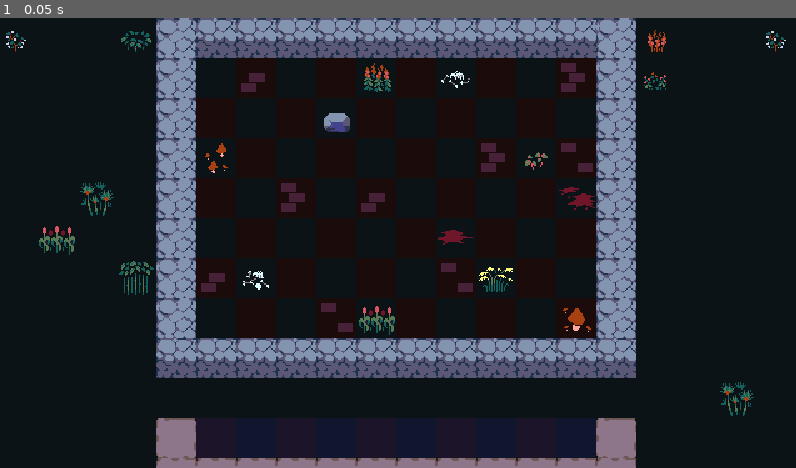
Above: before the commit, frame 1.
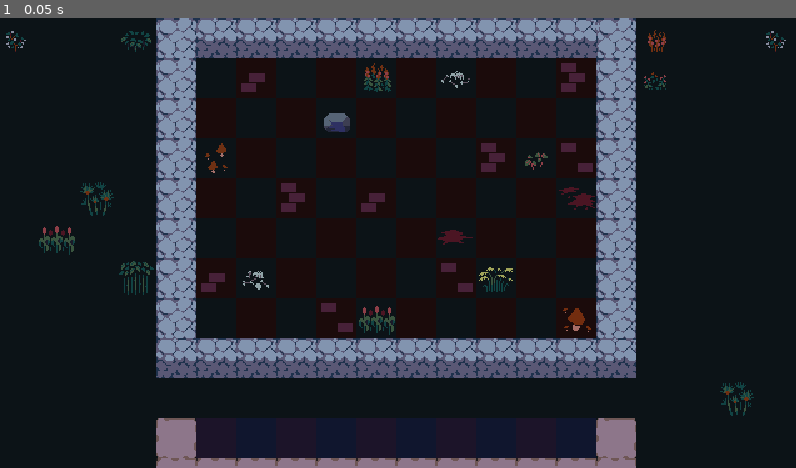
Above: after the commit, the same moment.

Repository: espy95/autobattler
Game: Godot game, scene res://scenes/arena/arena.tscn
The game is run twice, just before and just after one commit, with the same random seed, the same clock (stepped at 60 frames per second) and the same inputs.
Inputs:
- Up to frame 1 (0.05 s): no input

The runs differ from the first frame. In frame 1, 1.4% of the frame differs, in the area x 0-99%, y 2-89%.

Commit message:
unit & drag&drop

Diff:
--- /dev/null
+++ b/components/drag_and_drop.gd
@@ -0,0 +1,65 @@
+class_name DragAndDrop
+extends Node
+
+signal drag_started
+signal drag_canceled(starting_position: Vector2)
+signal dropped(starting_position: Vector2)
+
+@export var enabled  := true
+@export var target: Area2D
+
+var starting_position: Vector2
+var offset := Vector2.ZERO
+var dragging := false
+
+
+func _ready() -> void:
+  assert(target, "No target set for DragAndDrop component")
+  target.input_event.connect(_on_target_input_event.unbind(1))
+
+
+func _process(_delta: float) -> void:
+  if dragging and target:
+    target.global_position = target.get_global_mouse_position() + offset
+
+
+func _end_dragging() -> void:
+  dragging = false
+  target.remove_from_group("dragging")
+  target.z_index = 0
+
+
+func _cancel_dragging() -> void:
+  _end_dragging()
+  drag_canceled.emit(starting_position)
+
+
+func _start_dragging() -> void:
+  dragging = true
+  starting_position = target.global_position
+  target.add_to_group("dragging")
+  target.z_index = 99
+  offset = target.global_position - target.get_global_mouse_position()
+  drag_started.emit()
+
+
+func _drop() -> void:
+  _end_dragging()
+  dropped.emit(starting_position)
+
+
+func _on_target_input_event(_viewport: Node, event: InputEvent) -> void:
+  if not enabled:
+    return
+
+  var dragging_object := get_tree().get_first_node_in_group("dragging")
+
+  if not dragging and dragging_object:
+    return
+
+  if dragging and event.is_action_pressed("cancel_drag"):
+    _cancel_dragging()
+  elif not dragging and event.is_action_pressed("select"):
+    _start_dragging()
+  elif dragging and event.is_action_released("select"):
+    _drop()
--- /dev/null
+++ b/data/units/bjorn.tres
@@ -0,0 +1,11 @@
+[gd_resource type="Resource" script_class="UnitStats" load_steps=2 format=3 uid="uid://dr37keu4dcvsf"]
+
+[ext_resource type="Script" uid="uid://y8dybnckcmqf" path="res://data/units/unit_stats.gd" id="1_d6p4t"]
+
+[resource]
+script = ExtResource("1_d6p4t")
+name = "Bjorn"
+rarity = 0
+gold_cost = 1
+skin_coordinates = Vector2i(1, 3)
+metadata/_custom_type_script = "uid://y8dybnckcmqf"
--- /dev/null
+++ b/data/units/unit_stats.gd
@@ -0,0 +1,24 @@
+class_name UnitStats
+extends Resource
+
+enum Rarity {COMMON, UNCOMMON, RARE, LEGENDARY}
+
+const RARITY_COLORS := {
+  Rarity.COMMON: Color(0.7, 0.7, 0.7),      # Light gray
+  Rarity.UNCOMMON: Color(0.2, 0.8, 0.2),    # Green
+  Rarity.RARE: Color(0.2, 0.4, 1.0),        # Blue
+  Rarity.LEGENDARY: Color(1.0, 0.6, 0.0),   # Orange/Gold
+}
+
+@export var name: String
+
+@export_category("Data")
+@export var rarity: Rarity
+@export var gold_cost := 1
+
+@export_category("Visuals")
+@export var skin_coordinates: Vector2i
+
+
+func _to_string() -> String:
+  return name
--- a/project.godot
+++ b/project.godot
@@ -24,6 +24,19 @@
 window/stretch/mode="viewport"
 window/stretch/scale_mode="integer"
 
+[input]
+
+select={
+"deadzone": 0.2,
+"events": [Object(InputEventMouseButton,"resource_local_to_scene":false,"resource_name":"","device":-1,"window_id":0,"alt_pressed":false,"shift_pressed":false,"ctrl_pressed":false,"meta_pressed":false,"button_mask":1,"position":Vector2(809, 38),"global_position":Vector2(828, 134),"factor":1.0,"button_index":1,"canceled":false,"pressed":true,"double_click":false,"script":null)
+]
+}
+cancel_drag={
+"deadzone": 0.2,
+"events": [Object(InputEventMouseButton,"resource_local_to_scene":false,"resource_name":"","device":-1,"window_id":0,"alt_pressed":false,"shift_pressed":false,"ctrl_pressed":false,"meta_pressed":false,"button_mask":2,"position":Vector2(644, 38),"global_position":Vector2(663, 134),"factor":1.0,"button_index":2,"canceled":false,"pressed":true,"double_click":false,"script":null)
+]
+}
+
 [rendering]
 
 textures/canvas_textures/default_texture_filter=0
--- /dev/null
+++ b/scenes/arena/arena.gd
@@ -0,0 +1,6 @@
+class_name Arena
+extends Node2D
+
+const CELL_SIZE := Vector2(32, 32)
+const HALF_CELL_SIZE := Vector2(16, 16)
+const QUARTER_CELL_SIZE := Vector2(8, 8)
--- a/scenes/arena/arena.tscn
+++ b/scenes/arena/arena.tscn
@@ -1,6 +1,7 @@
-[gd_scene load_steps=6 format=4 uid="uid://bye3nte4f6v6c"]
+[gd_scene load_steps=7 format=4 uid="uid://bye3nte4f6v6c"]
 
 [ext_resource type="TileSet" uid="uid://s1w31er1l8hb" path="res://scenes/arena/tileset.tres" id="1_1qjuf"]
+[ext_resource type="Script" uid="uid://de7tx0u4cp652" path="res://scenes/arena/arena.gd" id="1_5tue2"]
 [ext_resource type="Texture2D" uid="uid://mbxv0ayrsu3d" path="res://assets/sprites/star_particle.png" id="2_8trdl"]
 
 [sub_resource type="Curve" id="Curve_5tue2"]
@@ -26,6 +27,7 @@
 color = Color(1, 1, 1, 0.498039)
 
 [node name="Arena" type="Node2D"]
+script = ExtResource("1_5tue2")
 metadata/_edit_lock_ = true
 
 [node name="Visuals" type="Node2D" parent="."]
@@ -37,6 +39,7 @@
 tile_set = ExtResource("1_1qjuf")
 
 [node name="Props" type="TileMapLayer" parent="Visuals"]
+modulate = Color(1, 1, 1, 0.627451)
 tile_map_data = PackedByteArray("AAAAAAAAAAAOABMAAAABAAUAAAAMABMAAAACAAQAAAACABMAAAADAAAAAAAEABMAAAADAAYAAAAFABMAAAAGAA …(208 unchanged characters)…
 tile_set = ExtResource("1_1qjuf")
 
@@ -60,6 +63,7 @@
 metadata/_edit_group_ = true
 
 [node name="Decor" type="TileMapLayer" parent="GameArea"]
+modulate = Color(1, 1, 1, 0.627451)
 tile_map_data = PackedByteArray("AAAGAAAAAAAAABUAAAAGAAQAAAABABYAAAABAAUAAAABABUAAAAJAAMAAAAAABYAAAAJAAYAAAABABQAAAAAAAIAAAAAABQAAAA=")
 tile_set = ExtResource("1_1qjuf")
 
@@ -74,5 +78,4 @@
 metadata/_edit_group_ = true
 
 [node name="Highlight" type="TileMapLayer" parent="Bench"]
-position = Vector2(160, 32)
 tile_set = ExtResource("1_1qjuf")
--- /dev/null
+++ b/scenes/unit/unit.gd
@@ -0,0 +1,21 @@
+@tool
+class_name Unit
+extends Area2D
+
+@export var stats: UnitStats : set = set_stats
+
+@onready var skin: Sprite2D = $Skin
+@onready var health_bar: ProgressBar = $HealthBar
+@onready var mana_bar: ProgressBar = $ManaBar
+
+
+func set_stats(value: UnitStats) -> void:
+  stats = value
+
+  if value == null:
+    return
+
+  if not is_node_ready():
+    await ready
+
+  skin.region_rect.position = Vector2(stats.skin_coordinates) * Arena.CELL_SIZE
--- /dev/null
+++ b/scenes/unit/unit.tscn
@@ -0,0 +1,69 @@
+[gd_scene load_steps=10 format=3 uid="uid://thrr4dmrnaq5"]
+
+[ext_resource type="Texture2D" uid="uid://cx1ivjobggp8n" path="res://assets/sprites/rogues.png" id="1_fmv3f"]
+[ext_resource type="Script" uid="uid://dyr55sb4lhpmn" path="res://scenes/unit/unit.gd" id="1_fvc8g"]
+[ext_resource type="Resource" uid="uid://dr37keu4dcvsf" path="res://data/units/bjorn.tres" id="2_vh40f"]
+[ext_resource type="Script" uid="uid://s56f4sk8d16y" path="res://components/drag_and_drop.gd" id="4_bhlit"]
+
+[sub_resource type="RectangleShape2D" id="RectangleShape2D_fmv3f"]
+size = Vector2(36, 36)
+
+[sub_resource type="StyleBoxFlat" id="StyleBoxFlat_fvc8g"]
+bg_color = Color(0.308604, 0.129257, 0.0982383, 1)
+
+[sub_resource type="StyleBoxFlat" id="StyleBoxFlat_vh40f"]
+bg_color = Color(0.315354, 0.927818, 0.420546, 1)
+border_width_left = 1
+border_width_top = 1
+border_width_right = 1
+border_width_bottom = 1
+border_color = Color(0.308604, 0.129257, 0.0982383, 1)
+
+[sub_resource type="StyleBoxFlat" id="StyleBoxFlat_fmv3f"]
+bg_color = Color(0.308604, 0.129257, 0.0982383, 1)
+
+[sub_resource type="StyleBoxFlat" id="StyleBoxFlat_bhlit"]
+bg_color = Color(0.247059, 0.670588, 0.85098, 1)
+border_width_left = 1
+border_width_top = 1
+border_width_right = 1
+border_width_bottom = 1
+border_color = Color(0.308604, 0.129257, 0.0982383, 1)
+
+[node name="Unit" type="Area2D"]
+script = ExtResource("1_fvc8g")
+stats = ExtResource("2_vh40f")
+
+[node name="Skin" type="Sprite2D" parent="."]
+position = Vector2(16, 8)
+texture = ExtResource("1_fmv3f")
+region_enabled = true
+region_rect = Rect2(32, 96, 32, 32)
+
+[node name="CollisionShape2D" type="CollisionShape2D" parent="."]
+position = Vector2(16, 8)
+shape = SubResource("RectangleShape2D_fmv3f")
+
+[node name="HealthBar" type="ProgressBar" parent="."]
+offset_left = 1.0
+offset_top = -20.0
+offset_right = 31.0
+offset_bottom = -14.0
+theme_override_styles/background = SubResource("StyleBoxFlat_fvc8g")
+theme_override_styles/fill = SubResource("StyleBoxFlat_vh40f")
+value = 20.0
+show_percentage = false
+
+[node name="ManaBar" type="ProgressBar" parent="."]
+offset_left = 1.0
+offset_top = -15.0
+offset_right = 31.0
+offset_bottom = -11.0
+theme_override_styles/background = SubResource("StyleBoxFlat_fmv3f")
+theme_override_styles/fill = SubResource("StyleBoxFlat_bhlit")
+value = 40.0
+show_percentage = false
+
+[node name="DragAndDrop" type="Node" parent="." node_paths=PackedStringArray("target")]
+script = ExtResource("4_bhlit")
+target = NodePath("..")
Not shown, added: components/drag_and_drop.gd.uid
Not shown, added: data/units/unit_stats.gd.uid
Not shown, added: scenes/arena/arena.gd.uid
Not shown, added: scenes/unit/unit.gd.uid
